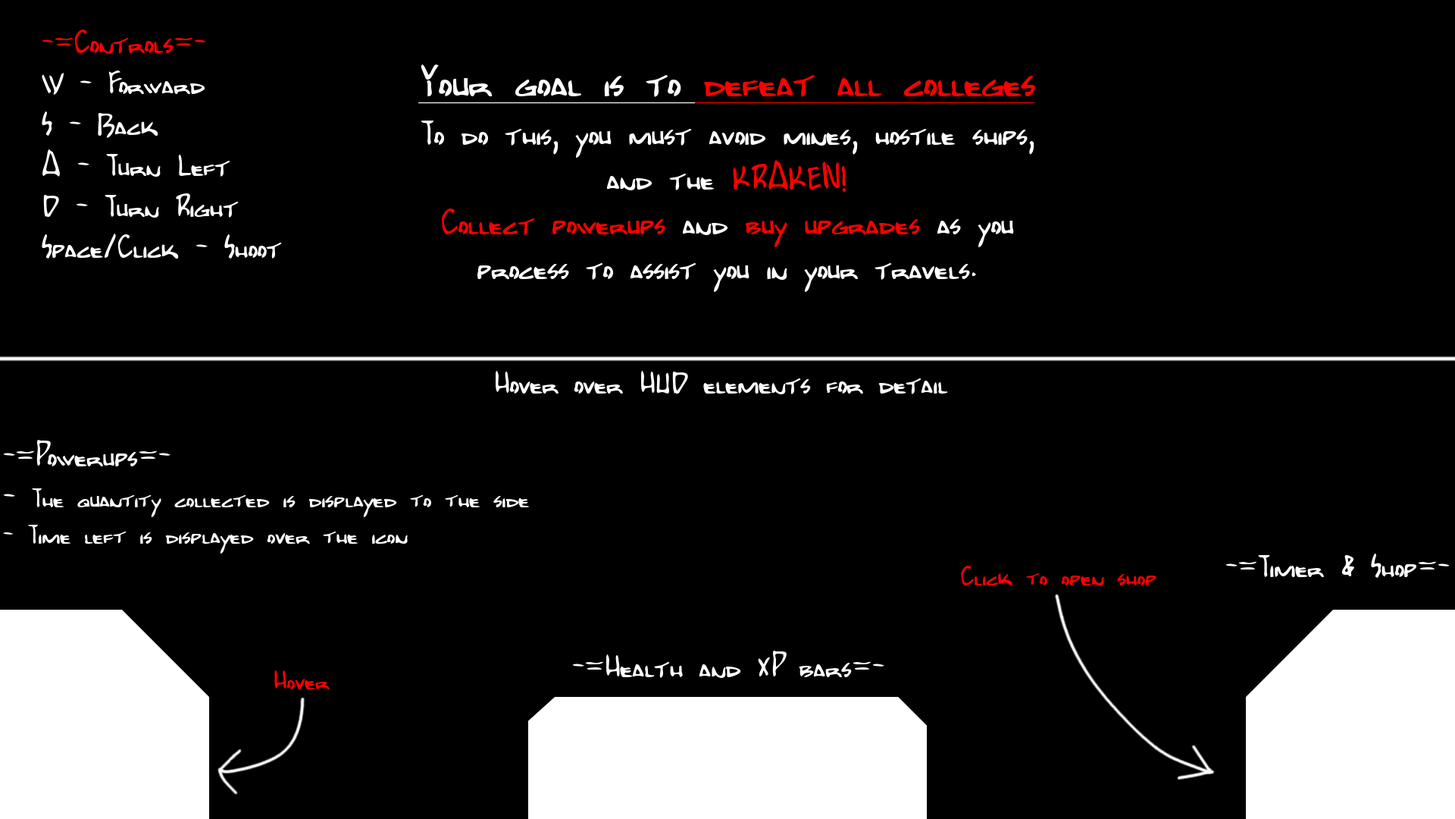
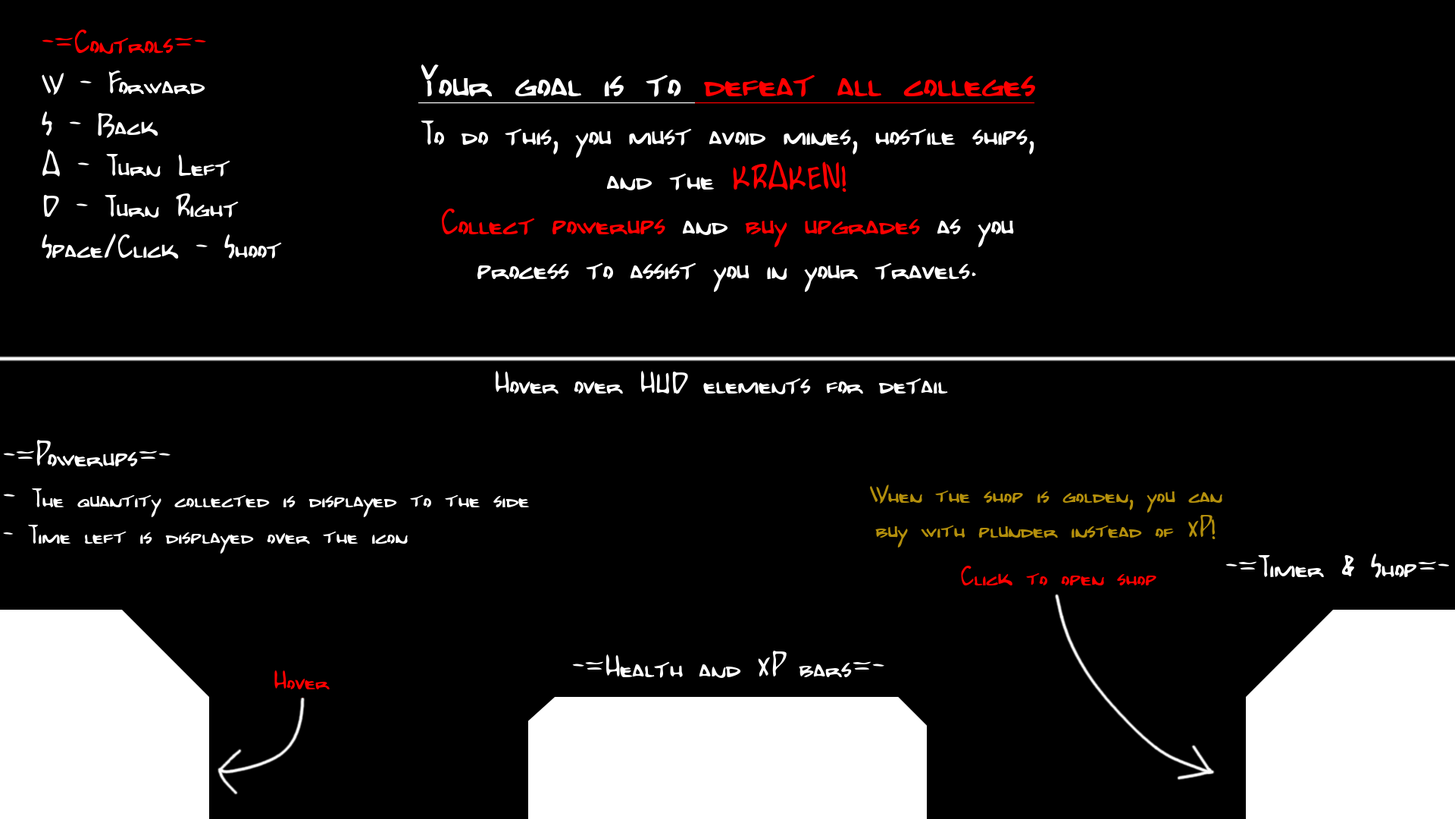
Layer changes from the first (1455, 819) image to the second:
added layer "When the shop is golden, you c..." above "Layer" over [870, 484, 1223, 548]
